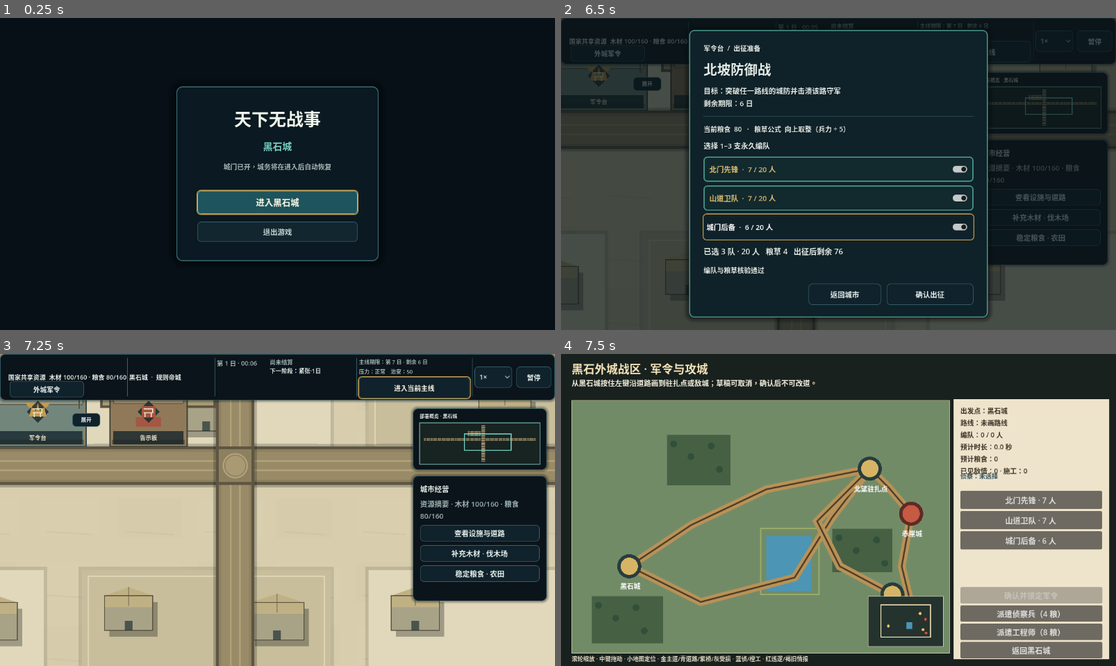
Above: before the commit, frames 1-4 (two rows, left to right).
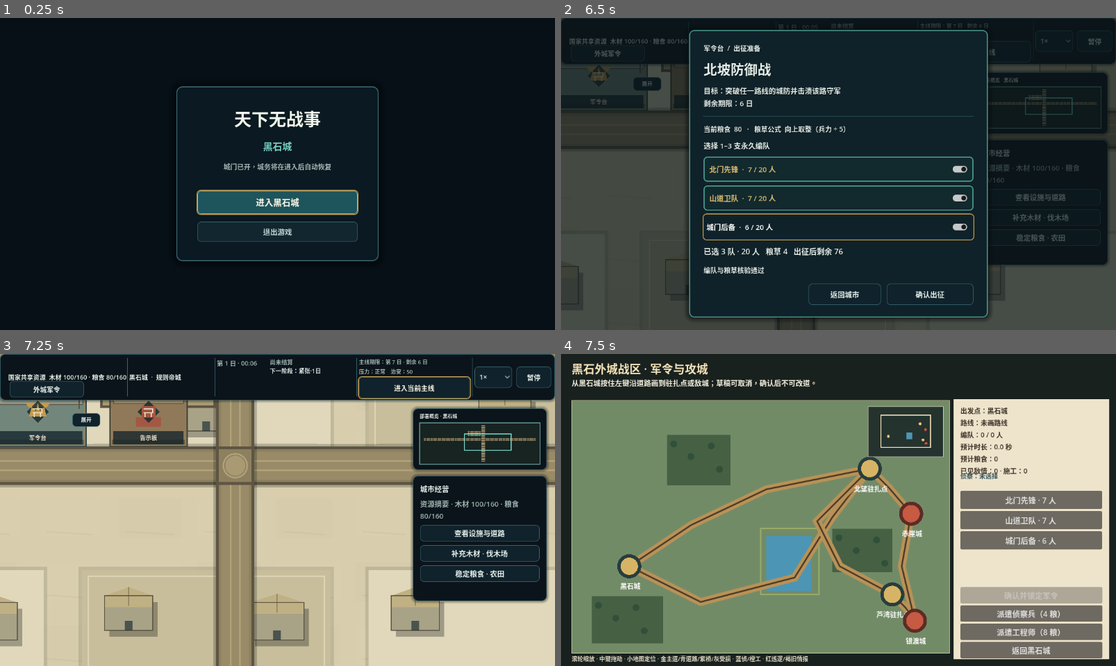
Above: after the commit, the same moments.

Repository: dodabojcuk-sys/Peace-Under-Heaven
Game: Godot game, scene res://scenes/title_shell.tscn
Two runs of this game, one before a commit and one after it. Both use one fixed random seed, a clock stepped at 60 frames per second and the inputs below.
Inputs:
- Up to frame 1 (0.25 s): no input
- Up to frame 2 (6.5 s): click "进入黑石城" at 0.5 s; click "1×" at 1.25 s; click "暂停" at 2 s; click "继续" at 2.75 s; click "进入当前主线" at 3.5 s; click "北门先锋 · 7 / 20 人" at 4.25 s; click "山道卫队 · 7 / 20 人" at 5 s; click "城门后备 · 6 / 20 人" at 5.75 s
- Up to frame 3 (7.25 s): click "返回城市" at 6.5 s
- Up to frame 4 (7.5 s): click "外城军令" at 7.25 s

Frames 1-3 are identical in both runs. In frame 4, 4.4% of the frame differs, in the area x 55-69%, y 16-94%.

Commit message:
Keep minimap clear of map objectives

Diff:
--- a/scripts/macro_march/macro_march_r0.gd
+++ b/scripts/macro_march/macro_march_r0.gd
@@ -1086,7 +1086,9 @@
 func _minimap_rect() -> Rect2:
 	var map_rect := _map_rect()
 	var minimap_size := Vector2(minf(156.0, map_rect.size.x * 0.25), minf(104.0, map_rect.size.y * 0.22))
-	return Rect2(map_rect.end - minimap_size - Vector2(14, 14), minimap_size)
+	# Keep the overview away from Silverford and its approach at the lower-right
+	# edge of the default camera. This upper corner has no command destination.
+	return Rect2(Vector2(map_rect.end.x - minimap_size.x - 14.0, map_rect.position.y + 14.0), minimap_size)
 
 
 func _visible_world_rect() -> Rect2:
